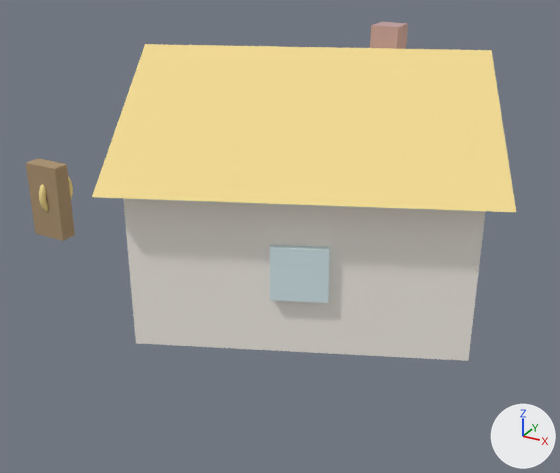
The glTF model village/house_apollo.glb: old version first, new version second.
Both versions are drawn from a camera (50 mm lens) standing at (6.86, -13.89, 7.52) and looking at (-0.15, -1.14, 1.15). The axes (+X, +Y, +Z) are drawn at lower right. The lights are the same throughout. The picture after the commit comes second. Where no turn or scale is listed for an object, it has been applied to the vertices.

Objects in the first picture: 'apollo_atap.001', 'apollo_cerobong.001', 'apollo_dinding.001', 'apollo_jendela_-1.001', 'apollo_lyra.001', 'apollo_rak_kiri.001'.
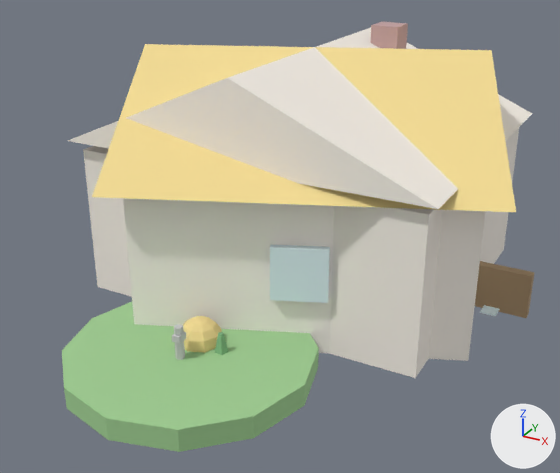
Changed parts and their boxes (x1, y1, x2, y2) in the pictures (560 x 473 px):
'apollo_atap.003', added: after (68, 28, 532, 209)
'apollo_taman.001', added (green): after (62, 302, 319, 452)
'apollo_dinding.003', added: after (83, 128, 519, 378)
'apollo_rak_kiri.001', deleted (beige): before (26, 158, 75, 241)
'apollo_panggung.001', added (beige): after (475, 261, 535, 318)
'apollo_taman_bunga.001', added (yellow): after (183, 316, 222, 353)
'apollo_singa.001', added: after (174, 324, 185, 360)
'apollo_lyra.001', deleted: before (39, 176, 73, 212)
'apollo_taman_pohon.001', added: after (215, 332, 228, 355)
'apollo_cermin.001', added: after (480, 305, 500, 316)
'apollo_singa_kepala.001', added: after (172, 332, 186, 344)

The change, as a diff of the scene's bpy script:
```diff
--- a/village/house_apollo.glb.py
+++ b/village/house_apollo.glb.py
@@ me_apollo_atap_mesh_005 @@
+me_apollo_atap_mesh_005.from_pydata([(-3.7, -3.2, 0.0), (3.7, -3.2, 0.0), (3.7, 3.2, 0.0), (-3.7, 3.2, 0.0), (0.0, -3.2, 1.6), (0.0, 3.2, 1.6)], [], [(0, 1, 4), (2, 3, 5), (1, 2, 5), (1, 5, 4), (3, 0, 4), (3, 4, 5), (0, 3, 2), (0, 2, 1)])
+me_apollo_atap_mesh_005.materials.append(mat_krem)  # white #fbf5ec
@@ ob_apollo_rak_kiri_001 @@
-ob_apollo_rak_kiri_001 = bpy.data.objects.new('apollo_rak_kiri.001', me_cube_436)
@@ ob_apollo_lyra_001 @@
-ob_apollo_lyra_001 = bpy.data.objects.new('apollo_lyra.001', me_torus_007)
@@ ob_apollo_singa_kepala_001 @@
+ob_apollo_singa_kepala_001 = bpy.data.objects.new('apollo_singa_kepala.001', me_cube_715)  # a box spanning x -0.075..0.075, y -0.1..0.1, z -0.06..0.06; in mat_batu (light grey #cccccc)
+ob_apollo_singa_kepala_001.location = (0.0, -4.9, 0.8)
@@ ob_apollo_singa_001 @@
+ob_apollo_singa_001 = bpy.data.objects.new('apollo_singa.001', me_cylinder_485)  # a 6-sided cylinder along z spanning x -0.069..0.069, y -0.08..0.08, z -0.5..0.5; in mat_batu (light grey #cccccc)
+ob_apollo_singa_001.location = (0.0, -4.9, 0.5)
@@ ob_apollo_cermin_001 @@
+ob_apollo_cermin_001 = bpy.data.objects.new('apollo_cermin.001', me_cube_714)  # a box spanning x -0.15..0.15, y -0.15..0.15, z -0.01..0.01; in mat_kaca (pale blue #e0f5f9)
+ob_apollo_cermin_001.location = (4.1, -0.6, 0.3)
@@ ob_apollo_taman_pohon_001 @@
+ob_apollo_taman_pohon_001 = bpy.data.objects.new('apollo_taman_pohon.001', me_cone_430)  # a 5-sided cut cone along z (radius 0.2 at the low end, 0.05 at the high end) spanning x -0.19..0.19, y -0.162..0.2, z -0.35..0.35; in mat_daun (green #83b883)
+ob_apollo_taman_pohon_001.location = (0.5, -4.4, 0.4)
@@ ob_apollo_taman_bunga_001 @@
+ob_apollo_taman_bunga_001 = bpy.data.objects.new('apollo_taman_bunga.001', me_sphere_112)  # a UV sphere (8 segments, 8 rings, poles along z) spanning x -0.4..0.4, y -0.4..0.4, z -0.4..0.4; in mat_buku_e8b84b (yellow #f5dd94)
+ob_apollo_taman_bunga_001.location = (0.0, -4.3, 0.45)
@@ ob_apollo_taman_001 @@
+ob_apollo_taman_001 = bpy.data.objects.new('apollo_taman.001', me_cylinder_483)  # a 12-sided cylinder along z spanning x -2.2..2.2, y -2.2..2.2, z -0.2..0.2; in mat_rumput (green #a0ce93)
+ob_apollo_taman_001.location = (0.0, -4.6, 0.2)
@@ ob_apollo_panggung_001 @@
+ob_apollo_panggung_001 = bpy.data.objects.new('apollo_panggung.001', me_cube_712)  # a box spanning x -0.6..0.6, y -0.1..0.1, z -0.45..0.45; in mat_rak (beige #ad9371)
+ob_apollo_panggung_001.location = (4.1, 0.0, 0.5)
@@ ob_apollo_atap_003 @@
+ob_apollo_atap_003 = bpy.data.objects.new('apollo_atap.003', me_apollo_atap_mesh_005)
+ob_apollo_atap_003.location = (0.0, 0.0, 3.2)
@@ ob_apollo_dinding_003 @@
+ob_apollo_dinding_003 = bpy.data.objects.new('apollo_dinding.003', me_cube_711)  # a box spanning x -3.5..3.5, y -3.0..3.0, z -1.5..1.5; in mat_krem (white #fbf5ec)
+ob_apollo_dinding_003.location = (0.0, 0.0, 1.5)
```
